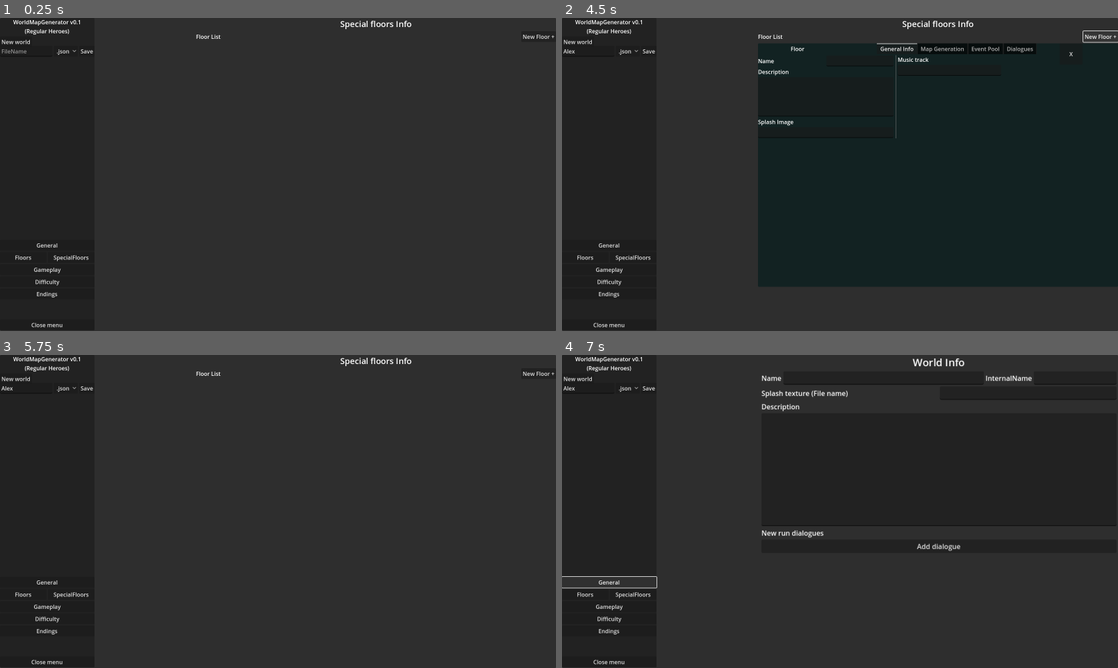
Above: before the commit, frames 1-4 (two rows, left to right).
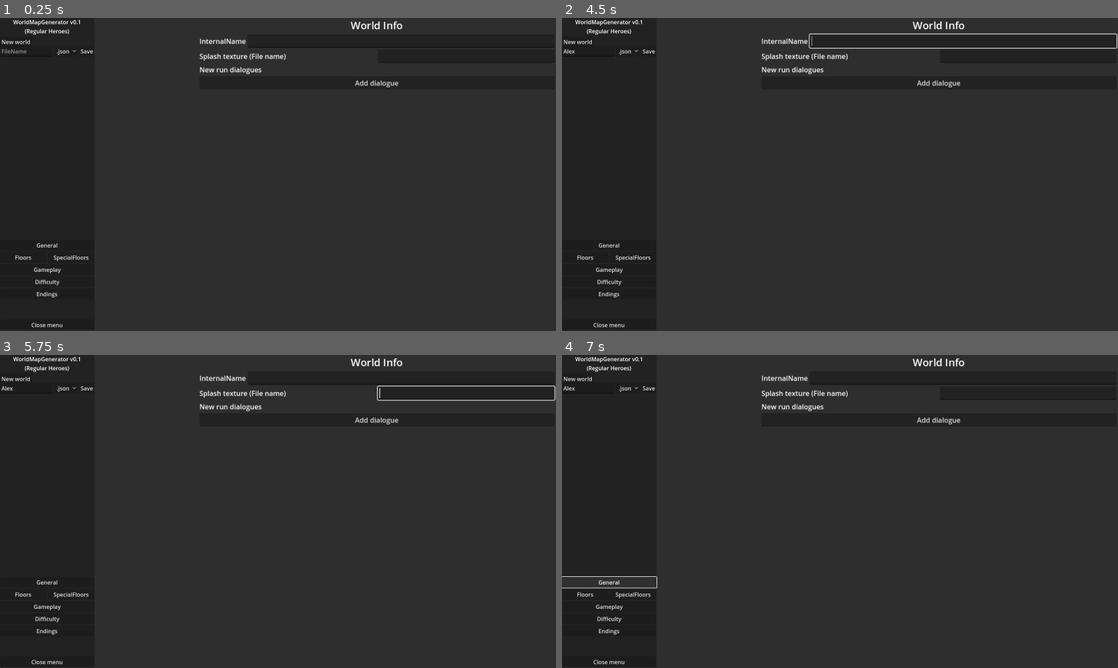
Above: after the commit, the same moments.

Repository: j-madariaga/godot-regh-world-creator
Game: Godot game, scene res://src/Scenes/MainWindow.tscn
Two runs of this game, one before a commit and one after it. Both use one fixed random seed, a clock stepped at 60 frames per second and the inputs below.
Inputs (mouse positions are in pixels of both pictures, inside the frame that each line leads up to):
- Up to frame 1 (0.25 s): no input
- Up to frame 2 (4.5 s): click (589, 52) at 0.52 s; type "Alex" at 0.6 s; click ".json" at 1.25 s; click "Save" at 2 s; click "New world" at 2.75 s; click "New world" at 3.5 s; click (1101, 36) at 4.25 s, where only the run before the commit has a clickable "New Floor +"
- Up to frame 3 (5.75 s): click (511, 392) at 5 s, where only the run before the commit has a clickable "X"
- Up to frame 4 (7 s): click (1101, 373) at 5.75 s, where only the run before the commit has a clickable "New Floor +"; click "General" at 6.5 s

The runs differ from the first frame. In frame 1, 0.7% of the frame differs, in the area x 35-100%, y 0-23%; in frame 2, 43%, in the area x 35-100%, y 0-86%; in frame 3, 1.0%; in frame 4, 0.8%.
Error before the commit: Attempt to call function 'is_open' in base 'null instance' on a null instance. (res://src/Scripts/UI/WorldMapCreator.gd:226)
Error after the commit: Attempt to call function 'is_open' in base 'null instance' on a null instance. (res://src/Scripts/UI/WorldMapCreator.gd:227)

Commit message:
Removed name/desc entries for simplicity

Diff:
--- a/src/Scenes/EncounterTypes/BossEventObj.tscn
+++ b/src/Scenes/EncounterTypes/BossEventObj.tscn
@@ -10,44 +10,6 @@
 
 [node name="VBoxContainer" type="VBoxContainer" parent="."]
 layout_mode = 2
-
-[node name="Name" type="HBoxContainer" parent="VBoxContainer"]
-layout_mode = 2
-size_flags_horizontal = 5
-size_flags_vertical = 3
-
-[node name="Label" type="Label" parent="VBoxContainer/Name"]
-layout_mode = 2
-size_flags_horizontal = 3
-text = "Event name"
-
-[node name="EventName" type="LineEdit" parent="VBoxContainer/Name"]
-layout_mode = 2
-size_flags_horizontal = 3
-
-[node name="CloseButton" type="Button" parent="VBoxContainer/Name"]
-layout_mode = 2
-size_flags_horizontal = 3
-size_flags_stretch_ratio = 0.3
-text = "X
-"
-
-[node name="Description" type="VBoxContainer" parent="VBoxContainer"]
-layout_mode = 2
-size_flags_horizontal = 5
-size_flags_vertical = 3
-size_flags_stretch_ratio = 2.76
-
-[node name="Label" type="Label" parent="VBoxContainer/Description"]
-layout_mode = 2
-size_flags_horizontal = 3
-text = "Description"
-
-[node name="DescInput" type="TextEdit" parent="VBoxContainer/Description"]
-layout_mode = 2
-size_flags_horizontal = 3
-size_flags_vertical = 3
-size_flags_stretch_ratio = 0.18
 
 [node name="Resource" type="HBoxContainer" parent="VBoxContainer"]
 layout_mode = 2
@@ -117,5 +79,4 @@
 layout_mode = 2
 text = "Eligible from event pool"
 
-[connection signal="button_up" from="VBoxContainer/Name/CloseButton" to="." method="OnClose"]
 [connection signal="button_up" from="VBoxContainer/Button" to="." method="AddDialogue"]
--- a/src/Scenes/EncounterTypes/EncounterEventObj.tscn
+++ b/src/Scenes/EncounterTypes/EncounterEventObj.tscn
@@ -32,40 +32,8 @@
 "
 
 [node name="MainScreen" type="VBoxContainer" parent="Organizer"]
-visible = false
 layout_mode = 2
 size_flags_vertical = 3
-
-[node name="Name" type="HBoxContainer" parent="Organizer/MainScreen"]
-layout_mode = 2
-size_flags_horizontal = 5
-size_flags_vertical = 3
-
-[node name="Label" type="Label" parent="Organizer/MainScreen/Name"]
-layout_mode = 2
-size_flags_horizontal = 3
-text = "Event name"
-
-[node name="EventName" type="LineEdit" parent="Organizer/MainScreen/Name"]
-layout_mode = 2
-size_flags_horizontal = 3
-
-[node name="Description" type="VBoxContainer" parent="Organizer/MainScreen"]
-layout_mode = 2
-size_flags_horizontal = 5
-size_flags_vertical = 3
-size_flags_stretch_ratio = 3.64
-
-[node name="Label" type="Label" parent="Organizer/MainScreen/Description"]
-layout_mode = 2
-size_flags_horizontal = 3
-text = "Description"
-
-[node name="DescInput" type="TextEdit" parent="Organizer/MainScreen/Description"]
-layout_mode = 2
-size_flags_horizontal = 3
-size_flags_vertical = 3
-size_flags_stretch_ratio = 0.18
 
 [node name="ButtonHolder" type="HBoxContainer" parent="Organizer/MainScreen"]
 layout_mode = 2
@@ -125,6 +93,7 @@
 size_flags_vertical = 3
 
 [node name="EndingScreen" type="VBoxContainer" parent="Organizer"]
+visible = false
 layout_mode = 2
 size_flags_vertical = 3
 
--- a/src/Scenes/EncounterTypes/FightEventObj.tscn
+++ b/src/Scenes/EncounterTypes/FightEventObj.tscn
@@ -10,44 +10,6 @@
 
 [node name="VBoxContainer" type="VBoxContainer" parent="."]
 layout_mode = 2
-
-[node name="Name" type="HBoxContainer" parent="VBoxContainer"]
-layout_mode = 2
-size_flags_horizontal = 5
-size_flags_vertical = 3
-
-[node name="Label" type="Label" parent="VBoxContainer/Name"]
-layout_mode = 2
-size_flags_horizontal = 3
-text = "Event name"
-
-[node name="EventName" type="LineEdit" parent="VBoxContainer/Name"]
-layout_mode = 2
-size_flags_horizontal = 3
-
-[node name="CloseButton" type="Button" parent="VBoxContainer/Name"]
-layout_mode = 2
-size_flags_horizontal = 3
-size_flags_stretch_ratio = 0.3
-text = "X
-"
-
-[node name="Description" type="VBoxContainer" parent="VBoxContainer"]
-layout_mode = 2
-size_flags_horizontal = 5
-size_flags_vertical = 3
-size_flags_stretch_ratio = 2.76
-
-[node name="Label" type="Label" parent="VBoxContainer/Description"]
-layout_mode = 2
-size_flags_horizontal = 3
-text = "Description"
-
-[node name="DescInput" type="TextEdit" parent="VBoxContainer/Description"]
-layout_mode = 2
-size_flags_horizontal = 3
-size_flags_vertical = 3
-size_flags_stretch_ratio = 0.18
 
 [node name="Resource" type="HBoxContainer" parent="VBoxContainer"]
 layout_mode = 2
@@ -96,5 +58,4 @@
 layout_mode = 2
 text = "Eligible from event pool"
 
-[connection signal="button_up" from="VBoxContainer/Name/CloseButton" to="." method="OnClose"]
 [connection signal="button_up" from="VBoxContainer/Button" to="." method="AddDialogue"]
--- a/src/Scenes/FloorButton.tscn
+++ b/src/Scenes/FloorButton.tscn
@@ -50,7 +50,6 @@
 tab_3/title = "Dialogues"
 
 [node name="GeneralInfoData" type="HBoxContainer" parent="Organizer"]
-visible = false
 layout_mode = 2
 offset_top = 35.0
 offset_right = 700.0
@@ -61,34 +60,6 @@
 layout_mode = 2
 size_flags_horizontal = 3
 
-[node name="Name" type="HBoxContainer" parent="Organizer/GeneralInfoData/Right"]
-layout_mode = 2
-
-[node name="Label" type="Label" parent="Organizer/GeneralInfoData/Right/Name"]
-layout_mode = 2
-size_flags_horizontal = 3
-text = "Name"
-
-[node name="NameInput" type="LineEdit" parent="Organizer/GeneralInfoData/Right/Name"]
-layout_mode = 2
-size_flags_horizontal = 3
-
-[node name="Description" type="VBoxContainer" parent="Organizer/GeneralInfoData/Right"]
-layout_mode = 2
-size_flags_vertical = 3
-
-[node name="Label" type="Label" parent="Organizer/GeneralInfoData/Right/Description"]
-layout_mode = 2
-size_flags_horizontal = 3
-text = "Description"
-
-[node name="DescInput" type="TextEdit" parent="Organizer/GeneralInfoData/Right/Description"]
-layout_mode = 2
-size_flags_horizontal = 3
-size_flags_vertical = 3
-wrap_mode = 1
-autowrap_mode = 2
-
 [node name="Splash" type="VBoxContainer" parent="Organizer/GeneralInfoData/Right"]
 layout_mode = 2
 size_flags_vertical = 3
@@ -126,6 +97,7 @@
 size_flags_horizontal = 3
 
 [node name="MapGenData" type="HBoxContainer" parent="Organizer"]
+visible = false
 layout_mode = 2
 offset_left = 29.0
 offset_top = 36.0
--- a/src/Scenes/MainWindow.tscn
+++ b/src/Scenes/MainWindow.tscn
@@ -123,7 +123,6 @@
 text = "Close menu"
 
 [node name="WorldInfoScreen" type="VBoxContainer" parent="."]
-visible = false
 layout_mode = 1
 anchors_preset = -1
 anchor_left = 0.465
@@ -148,16 +147,6 @@
 [node name="NameContainer" type="HBoxContainer" parent="WorldInfoScreen"]
 layout_mode = 2
 
-[node name="NameText" type="Label" parent="WorldInfoScreen/NameContainer"]
-layout_mode = 2
-size_flags_horizontal = 3
-size_flags_stretch_ratio = 0.0
-text = "Name"
-
-[node name="NameInput" type="LineEdit" parent="WorldInfoScreen/NameContainer"]
-layout_mode = 2
-size_flags_horizontal = 3
-
 [node name="InternalNameText" type="Label" parent="WorldInfoScreen/NameContainer"]
 layout_mode = 2
 size_flags_horizontal = 3
@@ -181,19 +170,6 @@
 layout_mode = 2
 size_flags_horizontal = 3
 
-[node name="DescLabel" type="Label" parent="WorldInfoScreen"]
-layout_mode = 2
-size_flags_horizontal = 3
-size_flags_vertical = 5
-text = "Description"
-vertical_alignment = 1
-
-[node name="DescInput" type="TextEdit" parent="WorldInfoScreen"]
-layout_mode = 2
-size_flags_horizontal = 3
-size_flags_vertical = 3
-wrap_mode = 1
-
 [node name="FirstBootDialogue" type="HBoxContainer" parent="WorldInfoScreen"]
 layout_mode = 2
 
@@ -276,6 +252,7 @@
 size_flags_vertical = 3
 
 [node name="SpecialFloorScreen" type="VBoxContainer" parent="."]
+visible = false
 layout_mode = 1
 anchors_preset = 11
 anchor_left = 1.0
--- a/src/Scenes/Utils/EncounterOptionObj.tscn
+++ b/src/Scenes/Utils/EncounterOptionObj.tscn
@@ -12,18 +12,6 @@
 size_flags_vertical = 3
 
 [node name="Left" type="VBoxContainer" parent="Organizer"]
-layout_mode = 2
-size_flags_horizontal = 3
-
-[node name="Name" type="HBoxContainer" parent="Organizer/Left"]
-layout_mode = 2
-size_flags_vertical = 0
-
-[node name="Label" type="Label" parent="Organizer/Left/Name"]
-layout_mode = 2
-text = "Title"
-
-[node name="NameInput" type="LineEdit" parent="Organizer/Left/Name"]
 layout_mode = 2
 size_flags_horizontal = 3
 
@@ -50,19 +38,6 @@
 [node name="EndIdxInput" type="SpinBox" parent="Organizer/Left/EndingIndex"]
 layout_mode = 2
 size_flags_horizontal = 3
-
-[node name="Description" type="VBoxContainer" parent="Organizer/Left"]
-layout_mode = 2
-size_flags_vertical = 3
-
-[node name="Label" type="Label" parent="Organizer/Left/Description"]
-layout_mode = 2
-text = "Description"
-
-[node name="DescInput" type="TextEdit" parent="Organizer/Left/Description"]
-layout_mode = 2
-size_flags_horizontal = 3
-size_flags_vertical = 3
 
 [node name="Right" type="VBoxContainer" parent="Organizer"]
 layout_mode = 2
--- a/src/Scenes/Utils/EventEndingObj.tscn
+++ b/src/Scenes/Utils/EventEndingObj.tscn
@@ -20,12 +20,6 @@
 layout_mode = 2
 size_flags_horizontal = 10
 text = "  X  "
-
-[node name="ScreenTextInput" type="TextEdit" parent="."]
-layout_mode = 2
-size_flags_vertical = 3
-wrap_mode = 1
-autowrap_mode = 2
 
 [node name="Dialogues" type="HBoxContainer" parent="."]
 layout_mode = 2
--- a/src/Scripts/UI/BossEncounterObj.gd
+++ b/src/Scripts/UI/BossEncounterObj.gd
@@ -1,8 +1,6 @@
 class_name BossEncounterObj
 extends GameEncounterObj
 
-@onready var eventName = $VBoxContainer/Name/EventName
-@onready var descName = $VBoxContainer/Description/DescInput
 @onready var bgName = $VBoxContainer/Background/BackgroundName
 @onready var bossTimer = $"VBoxContainer/BossTimer/TimeInput"
 @onready var enemyNameInput = $VBoxContainer/Resource/EnemyName
@@ -17,8 +15,6 @@
 
 func SaveResource() -> BossEncounterResource:
 	var res := BossEncounterResource.new();
-	res.title = eventName.text;
-	res.description = descName.text;
 	res.enemyResourceName = enemyNameInput.text;
 	res.eligible = eligibleToggle.button_pressed;
 	res.backgroundFilename = bgName.text;
@@ -29,9 +25,6 @@
 	return res;
 
 func LoadResource(res : BossEncounterResource):
-
-	eventName.text = res.title;
-	descName.text = res.description;
 	enemyNameInput.text = res.enemyResourceName;
 	eligibleToggle.button_pressed = res.eligible;
 	bgName.text = res.backgroundFilename;
--- a/src/Scripts/UI/EventEncounterObj.gd
+++ b/src/Scripts/UI/EventEncounterObj.gd
@@ -9,8 +9,6 @@
 @onready var endingScreen = $Organizer/EndingScreen
 
 
-@onready var eventName = $Organizer/MainScreen/Name/EventName
-@onready var descName = $Organizer/MainScreen/Description/DescInput
 @onready var eligibleToggle = $Organizer/MainScreen/EligibleFromPool
 @onready var dialogueList = $Organizer/MainScreen/Scroll/DialogueList
 
@@ -50,8 +48,6 @@
 
 func SaveResource() -> EventEncounterResource:
 	var res := EventEncounterResource.new();
-	res.title = eventName.text;
-	res.description = descName.text;
 	res.eligible = eligibleToggle.button_pressed;
 
 	for ch in dialogueList.get_children():
@@ -66,8 +62,6 @@
 	return res;
 
 func LoadResource(res : EventEncounterResource):
-	eventName.text = res.title;
-	descName.text = res.description;
 	eligibleToggle.button_pressed = res.eligible;
 
 	for dial in res.dialogueData:
--- a/src/Scripts/UI/EventEndingObj.gd
+++ b/src/Scripts/UI/EventEndingObj.gd
@@ -3,7 +3,6 @@
 
 const DIALOGUE_ENTRY_OBJ = preload("res://src/Scenes/Utils/DialogueEntry.tscn")
 
-@onready var endingInput = $ScreenTextInput
 @onready var endDialogues = $VBoxContainer/Scroll/DialogueList
 
 func OnClose():
@@ -15,7 +14,6 @@
 
 func SaveResource() -> EncounterEndingResource:
 	var res := EncounterEndingResource.new();
-	res.endScreenText = endingInput.text;
 
 	for end in endDialogues.get_children():
 		res.endDialogues.append(end.SaveResource())
@@ -23,7 +21,6 @@
 	return res;
 
 func LoadResource(res : EncounterEndingResource):
-	endingInput.text = res.endScreenText;
 
 	for end in res.endDialogues:
 		var dial = DIALOGUE_ENTRY_OBJ.instantiate();
--- a/src/Scripts/UI/FightEncounterObj.gd
+++ b/src/Scripts/UI/FightEncounterObj.gd
@@ -1,8 +1,6 @@
 class_name FightEncounterObj
 extends GameEncounterObj
 
-@onready var eventName = $VBoxContainer/Name/EventName
-@onready var descName = $VBoxContainer/Description/DescInput
 @onready var bgName = $VBoxContainer/Background/BackgroundName
 @onready var enemyNameInput = $VBoxContainer/Resource/EnemyName
 @onready var dialogueList = $VBoxContainer/Scroll/DialogueList
@@ -16,8 +14,6 @@
 func SaveResource() -> FightEncounterResource:
 	var res := FightEncounterResource.new();
 
-	res.title = eventName.text;
-	res.description = descName.text;
 	res.enemyResourceName = enemyNameInput.text;
 	res.eligible = eligibleToggle.button_pressed;
 	res.backgroundFilename = bgName.text;
@@ -27,8 +23,7 @@
 	return res;
 
 func LoadResource(res : FightEncounterResource):
-	eventName.text = res.title;
-	descName.text = res.description;
+
 	enemyNameInput.text = res.enemyResourceName;
 	eligibleToggle.button_pressed = res.eligible;
 	bgName.text = res.backgroundFilename;
--- a/src/Scripts/UI/FloorButton.gd
+++ b/src/Scripts/UI/FloorButton.gd
@@ -14,8 +14,6 @@
 @onready var dialogueScreen = $Organizer/DialogueData
 
 # General data
-@onready var floorName = $Organizer/GeneralInfoData/Right/Name/NameInput
-@onready var floorDesc = $Organizer/GeneralInfoData/Right/Description/DescInput
 @onready var floorImage = $Organizer/GeneralInfoData/Right/Splash/ImageInput
 @onready var musicTrackName = $Organizer/GeneralInfoData/Left/Music/MusicInput
 
@@ -172,8 +170,6 @@
 func SaveJSON() -> Dictionary:
 	var floorData = {};
 	floorData["info"] = {};
-	floorData["info"]["name"] = floorName.text;
-	floorData["info"]["description"] = floorDesc.text;
 	floorData["info"]["splashImage"] = floorImage.text;
 	floorData["info"]["musicTrack"] = musicTrackName.text;
 
@@ -200,8 +196,6 @@
 
 func SaveResource() -> FloorResource:
 	var floorRes := FloorResource.new();
-	floorRes.name = floorName.text;
-	floorRes.description = floorDesc.text;
 	floorRes.splashImageFilename = floorImage.text;
 	floorRes.floorMusicName = musicTrackName.text;
 
@@ -229,12 +223,25 @@
 		floorRes.nodeTypeWeights[typeKey] = float(weightChild.weightInput.text);
 
 	for i in eventScrollHolder.get_child_count():
-
 		var evScroll: EventScroll = eventScrollHolder.get_child(i);
 		floorRes.events[evScroll.eventType] = [];
 
+		var idInit := "";
+		match evScroll.eventType:
+			"ENCOUNTER":
+				idInit = "Ev";
+			"BOSS":
+				idInit = "B";
+			"FIGHT":
+				idInit = "F";
+			"CHALLENGE":
+				idInit = "C";
+
+		var count = 0;
 		for ev : GameEncounterObj in evScroll.eventList.get_children():
 			floorRes.events[evScroll.eventType].append(ev.SaveResource());
+			floorRes.events[evScroll.eventType][count].internalID = idInit + str(count);
+			count += 1;
 
 	# Floor init dialogues
 	for dial in dialogueList.get_children():
@@ -253,8 +260,6 @@
 	return;
 
 func LoadResource(floorData : FloorResource):
-	floorName.text =  floorData.name;
-	floorDesc.text = floorData.description;
 	floorImage.text = floorData.splashImageFilename;
 	musicTrackName.text = floorData.floorMusicName;
 
--- a/src/Scripts/UI/OptionObj.gd
+++ b/src/Scripts/UI/OptionObj.gd
@@ -4,8 +4,6 @@
 const DICT_ENTRY_OBJ = preload("res://src/Scenes/Utils/DictEntry.tscn");
 
 
-@onready var nameInput = $Organizer/Left/Name/NameInput
-@onready var descInput = $Organizer/Left/Description/DescInput
 @onready var imageInput = $Organizer/Left/Image/ImageInput
 @onready var endIdxInput = $"Organizer/Left/EndingIndex/EndIdxInput"
 
@@ -29,8 +27,6 @@
 
 
 func LoadResource(res : EncounterOptionResource):
-	nameInput.text = res.title;
-	descInput.text = res.description;
 	imageInput.text = res.imageFilename;
 	endIdxInput.value = res.endIdx;
 
@@ -48,8 +44,6 @@
 
 func SaveResource() -> EncounterOptionResource:
 	var res := EncounterOptionResource.new();
-	res.title = nameInput.text;
-	res.description = descInput.text;
 	res.imageFilename = imageInput.text;
 	res.endIdx = endIdxInput.value;
 
--- a/src/Scripts/UI/WorldMapCreator.gd
+++ b/src/Scripts/UI/WorldMapCreator.gd
@@ -22,9 +22,7 @@
 
 @onready var inputFilename = $SideMenu/VBoxContainer/FileSave/FilenameInput
 
-@onready var projName = $WorldInfoScreen/NameContainer/NameInput
 @onready var internalName = $WorldInfoScreen/NameContainer/InternalNameInput
-@onready var descInput = $WorldInfoScreen/DescInput
 @onready var imageInput = $WorldInfoScreen/SplashImage/TextureName
 @onready var bootDialogueList = $WorldInfoScreen/BootDialogues/List
 
@@ -161,20 +159,25 @@
 func SaveResource(textRes : bool = true):
 
 	var worldRes = WorldResource.new();
-	worldRes.name = projName.text;
 	worldRes.internalName = internalName.text;
-	worldRes.description = descInput.text;
+
 	worldRes.menuImageFilename = imageInput.text;
 	worldRes.maxFloors = int(maxFloorsInput.text)
 
 	for startDial : DialogueEntry in bootDialogueList.get_children():
 		worldRes.bootDialogueArray.append(startDial.SaveResource());
 
+	var count = 0;
 	for fl : FloorButton in floorList.get_children():
 		worldRes.floors.append(fl.SaveResource());
-
+		worldRes.floors[count].internalID = "F" + str(count);
+		count += 1;
+
+	count = 0;
 	for specFl : FloorButton in specialFloorList.get_children():
 		worldRes.specFloors.append(specFl.SaveResource());
+		worldRes.specFloors[count].internalID = "SF" + str(count);
+		count += 1;
 
 	worldRes.gameplayVariables.clear();
 	for v in gameplayVarList.get_children():
@@ -203,9 +206,7 @@
 	worldData["difficulty"] = [];
 	worldData["endings"] = [];
 
-	worldData["worldInfo"]["name"] = projName.text;
 	worldData["worldInfo"]["internalName"] = internalName.text;
-	worldData["worldInfo"]["description"] = descInput.text;
 	worldData["worldInfo"]["image"] = imageInput.text;
 
 	worldData["bootDialogueArray"] = [];
@@ -259,9 +260,8 @@
 		print("ERROR: resource % s failed to load!" % [fileName]);
 		return;
 
-	projName.text = worldRes.name;
 	internalName.text = worldRes.internalName;
-	descInput.text = worldRes.description;
+
 	imageInput.text = worldRes.menuImageFilename;
 	maxFloorsInput.text = str(worldRes.maxFloors);
 
@@ -320,10 +320,8 @@
 	return;
 
 func Clear():
-	projName.text = "";
 	internalName.text = "";
 	imageInput.text = "";
-	descInput.text = "";
 
 	for ch in bootDialogueList.get_children():
 		ch.queue_free();
--- a/src/Scripts/WorldData/Encounters/GameEncounterResource.gd
+++ b/src/Scripts/WorldData/Encounters/GameEncounterResource.gd
@@ -1,7 +1,6 @@
 class_name GameEncounterResource
 extends Resource
 
-@export var title : String = "";
-@export var description : String = "";
+@export var internalID : String = "";
 @export var dialogueData : Array[DialogueInfo] = [];
 @export var eligible : bool = true;
--- a/src/Scripts/WorldData/FloorResource.gd
+++ b/src/Scripts/WorldData/FloorResource.gd
@@ -2,8 +2,7 @@
 extends Resource
 
 @export_group("General info")
-@export var name : String = "";
-@export var description : String = "";
+@export var internalID : String = "";
 @export var splashImageFilename : String= "";
 @export var floorMusicName : String = "";
 
--- a/src/Scripts/WorldData/Utils/EncounterOptionResource.gd
+++ b/src/Scripts/WorldData/Utils/EncounterOptionResource.gd
@@ -1,8 +1,6 @@
 class_name EncounterOptionResource
 extends Resource
 
-@export var title : String = "";
-@export var description : String = "";
 @export var imageFilename : String = "";
 var eligible : bool = true;
 @export var endIdx : int = 0;
--- a/src/Scripts/WorldData/WorldResource.gd
+++ b/src/Scripts/WorldData/WorldResource.gd
@@ -2,9 +2,7 @@
 extends Resource
 
 @export_group("General info")
-@export var name : String = "";
 @export var internalName : String = "";
-@export var description  : String =  "";
 @export var menuImageFilename : String = "";
 @export var bootDialogueArray := [];
 
